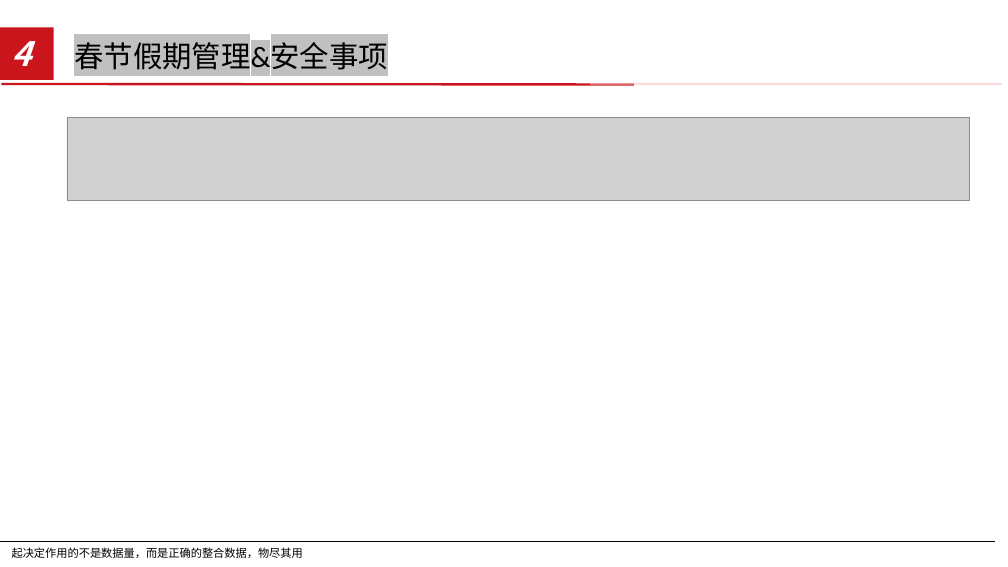
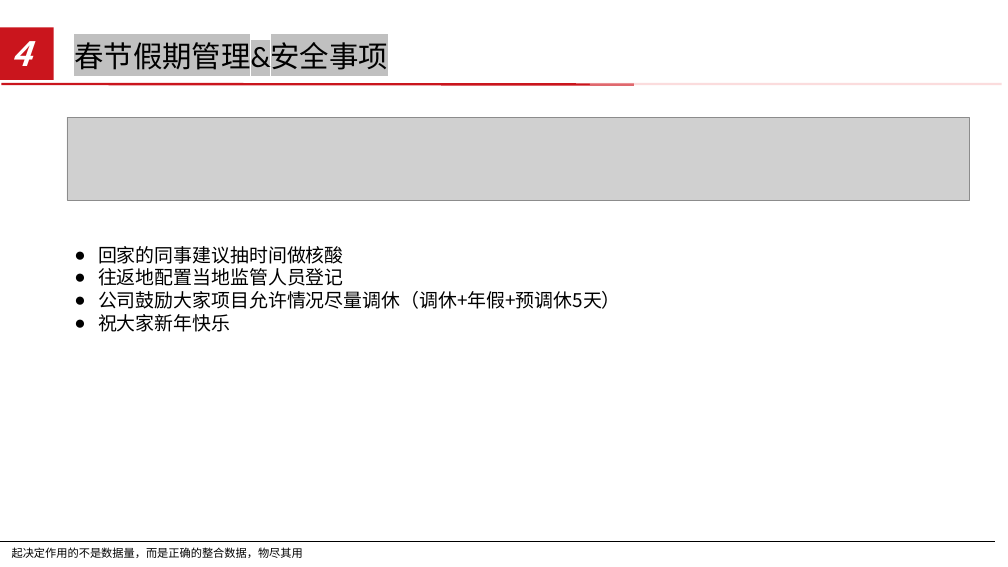
Before and after one commit to kuangxiaocheng/3y, a slide deck: slide 10 of 2021-01部门例会.pptx (slide 13 before the commit). Drawn at 1008x567 pixels with LibreOffice and Linux fonts; fonts in the diff are those of the drawing; grey boxes stand for pictures; background and template pictures are left out. Boxes give left, top, right and bottom in pixels: in the first picture for what was removed or moved away, otherwise in the second. Text is boxed around its words. In the diff, an @@ line names an element or a change of style, - is before the commit and + after.

```diff
--- a/2021-01部门例会.pptx
+++ b/2021-01部门例会.pptx
@@ text added at (x1=98, y1=246, x2=621, y2=332), 18 pt, text #000000 @@
+● 回家的同事建议抽时间做核酸
+● 往返地配置当地监管人员登记
+● 公司鼓励大家项目允许情况尽量调休（调休+年假+预调休5天）
+● 祝大家新年快乐
```
Also in this commit, not shown: 7 other slides changed, 3 slides removed.
